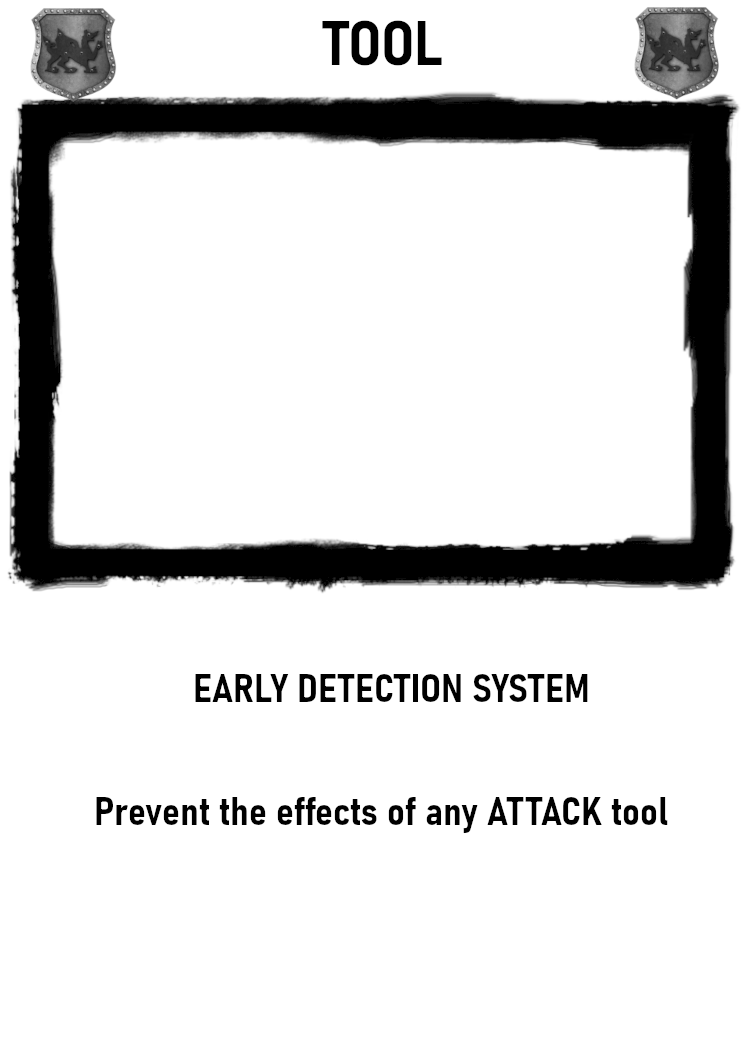
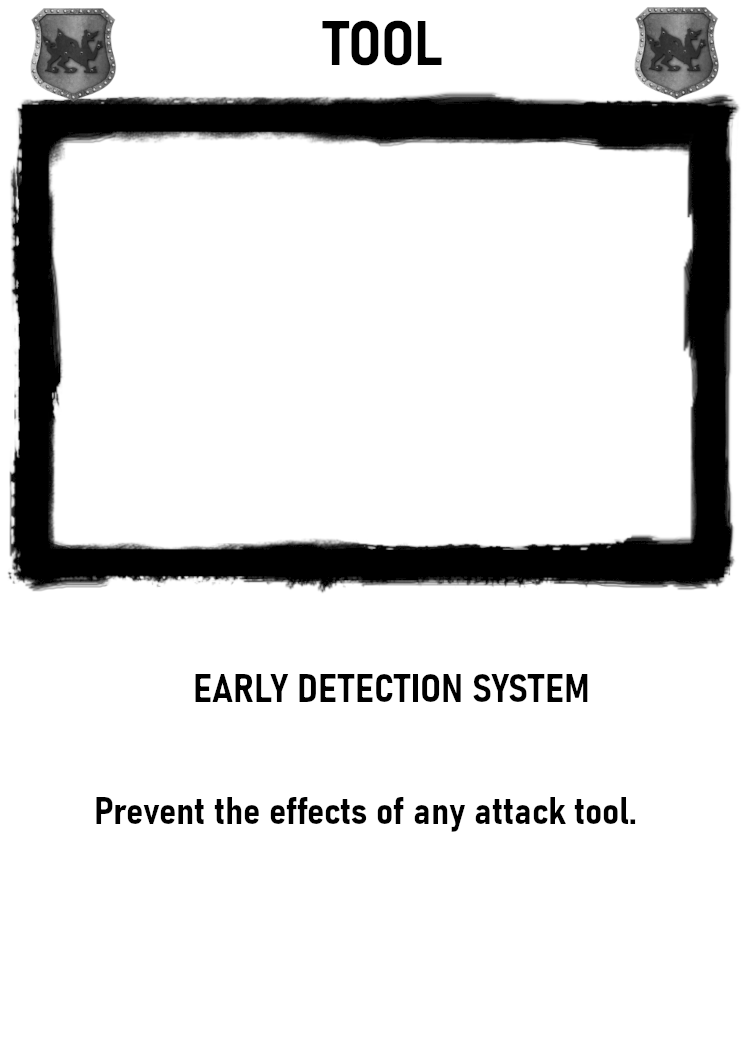
Before/after of a w=750, h=1050 layered artwork. What changed in the layer stack:
painted on "Background" over [96,797,668,834]
